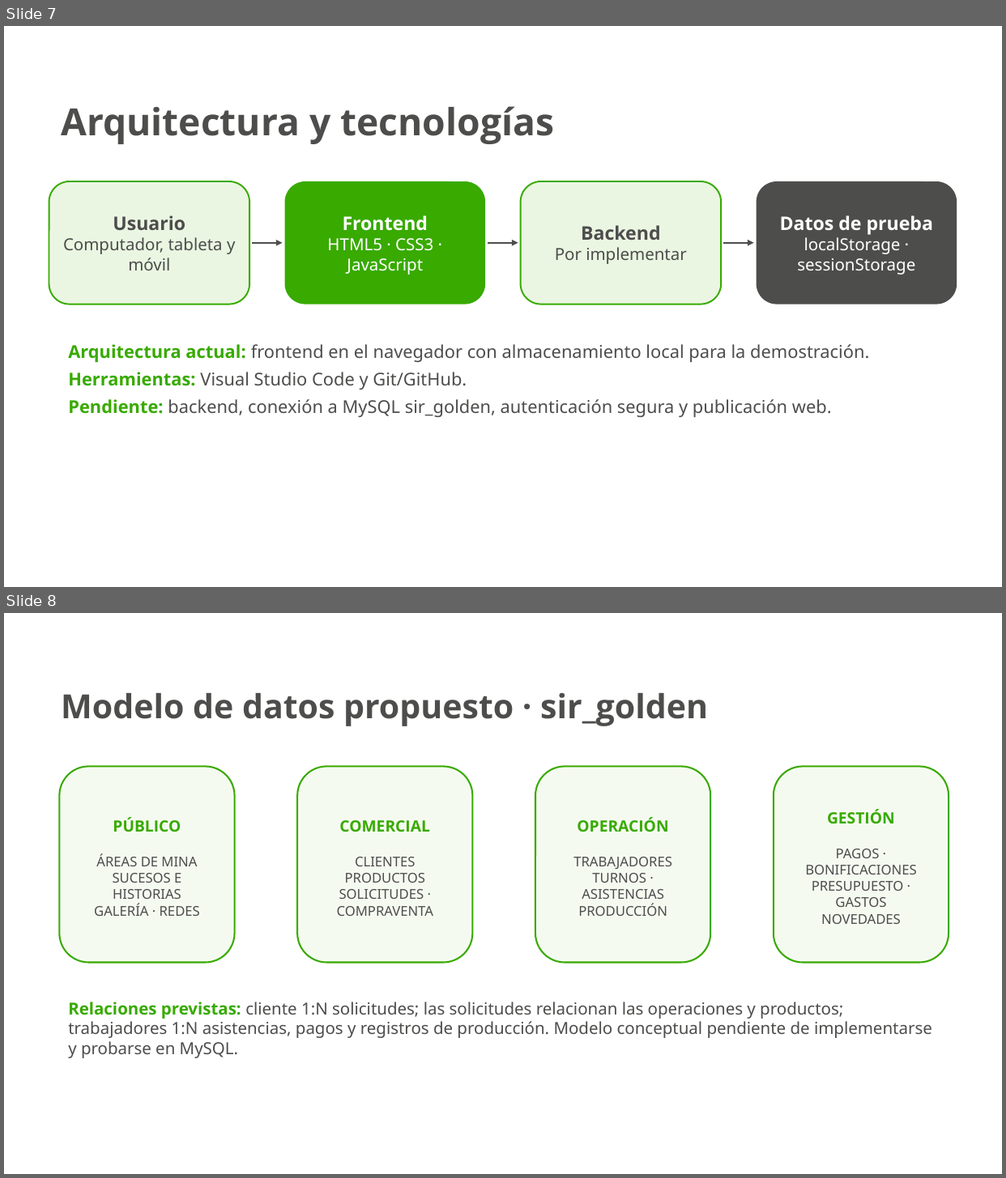
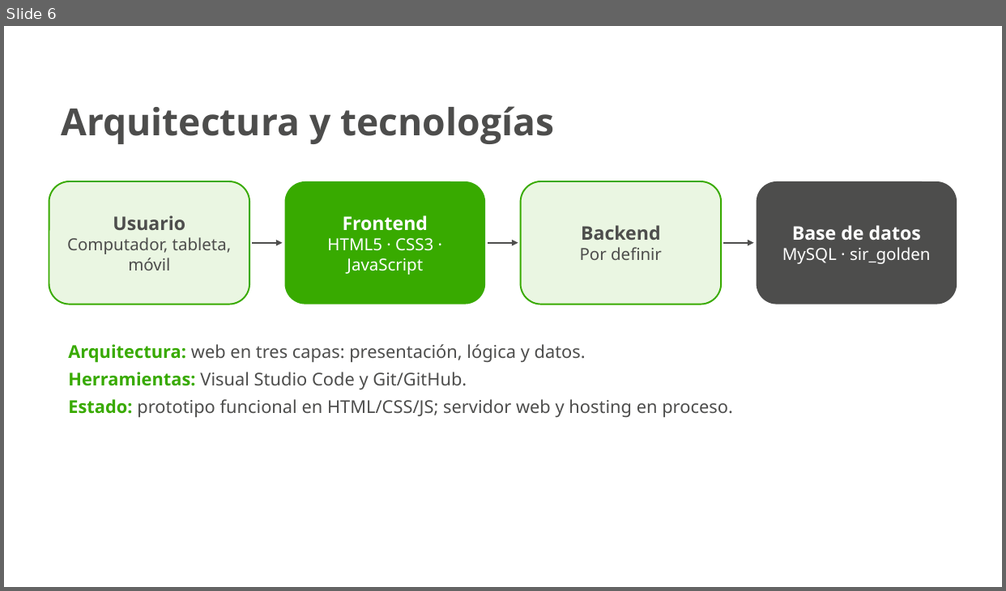
Before and after one commit to JesusArturoRincon21/Proyecto-Sena, a slide deck: docs/presentacion/Yesids_Treasure_Pitch.pptx. Shown one above the other, each under a label of ours: slides 7 and 8 before the commit, slide 6 after it. The pictures are 1006x1178 and 1006x591 pixels, drawn with LibreOffice and Linux fonts; fonts in the diff are those of the drawing; background and template pictures are left out. Boxes give left, top, right and bottom in pixels: in the first picture for what was removed or moved away, otherwise in the second. Text is boxed around its words. In the diff, an @@ line names an element or a change of style, - is before the commit and + after.

```diff
--- a/docs/presentacion/Yesids_Treasure_Pitch.pptx
+++ b/docs/presentacion/Yesids_Treasure_Pitch.pptx
@@ slide 8 removed at [4,613,1002,1174], background picture (left out) @@
@@ text removed at [61,693,708,726] @@
-Modelo de datos propuesto · sir_golden
@@ rounded rectangle removed at [59,766,235,963] @@
-PÚBLICO
-ÁREAS DE MINA
-SUCESOS E HISTORIAS
-GALERÍA · REDES
@@ rounded rectangle removed at [297,766,473,963] @@
-COMERCIAL
-CLIENTES
-PRODUCTOS
-SOLICITUDES · COMPRAVENTA
@@ rounded rectangle removed at [535,766,710,963] @@
-OPERACIÓN
-TRABAJADORES
-TURNOS · ASISTENCIAS
-PRODUCCIÓN
@@ rounded rectangle removed at [774,766,948,963] @@
-GESTIÓN
-PAGOS · BONIFICACIONES
-PRESUPUESTO · GASTOS
-NOVEDADES
@@ text removed at [68,1002,932,1059] @@
-Relaciones previstas: cliente 1:N solicitudes; las solicitudes relacionan las operaciones y productos; trabajadores 1:N asistencias, pagos y registros de producción. Modelo conceptual pendiente de implementarse y probarse en MySQL.
@@ what was slide 7 is now slide 6 @@
@@ slide 6 changed as well @@
@@ text in rounded rectangle at [67,237,232,271]: text changed @@
-Computador, tableta y móvil
+Computador, tableta, móvil
@@ text in rounded rectangle at [782,225,931,264]: text changed @@
-Datos de prueba
-localStorage · sessionStorage
+Base de datos
+MySQL · sir_golden
@@ text in rounded rectangle at [580,247,662,260]: text changed @@
-Por implementar
+Por definir
@@ text at [68,344,586,363]: text changed @@
-Arquitectura actual: frontend en el navegador con almacenamiento local para la demostración.
+Arquitectura: web en tres capas: presentación, lógica y datos.
@@ text at [68,399,733,418]: text changed @@
-Pendiente: backend, conexión a MySQL sir_golden, autenticación segura y publicación web.
+Estado: prototipo funcional en HTML/CSS/JS; servidor web y hosting en proceso.
```
Also in this commit, not shown: 10 other slides changed, 1 slide added, 9 other files.
